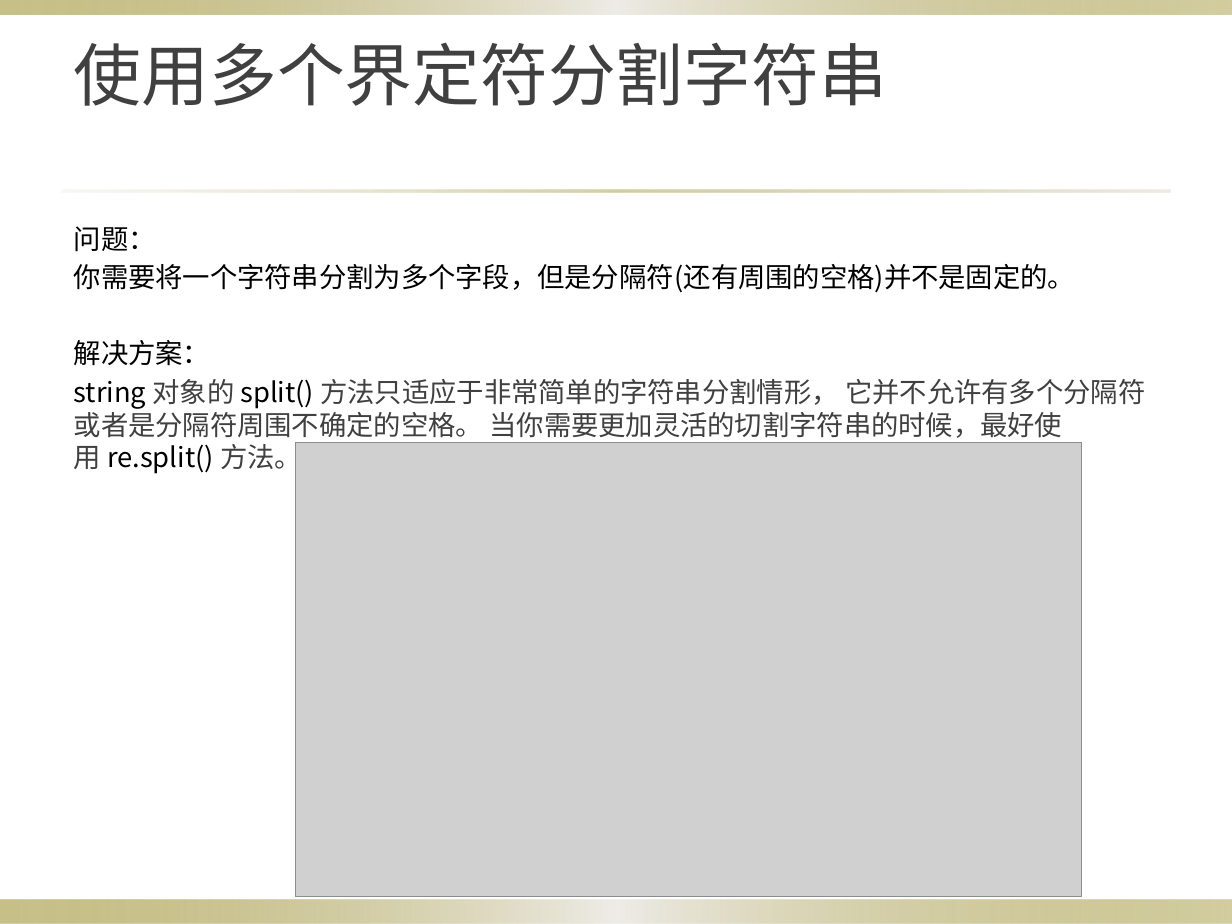
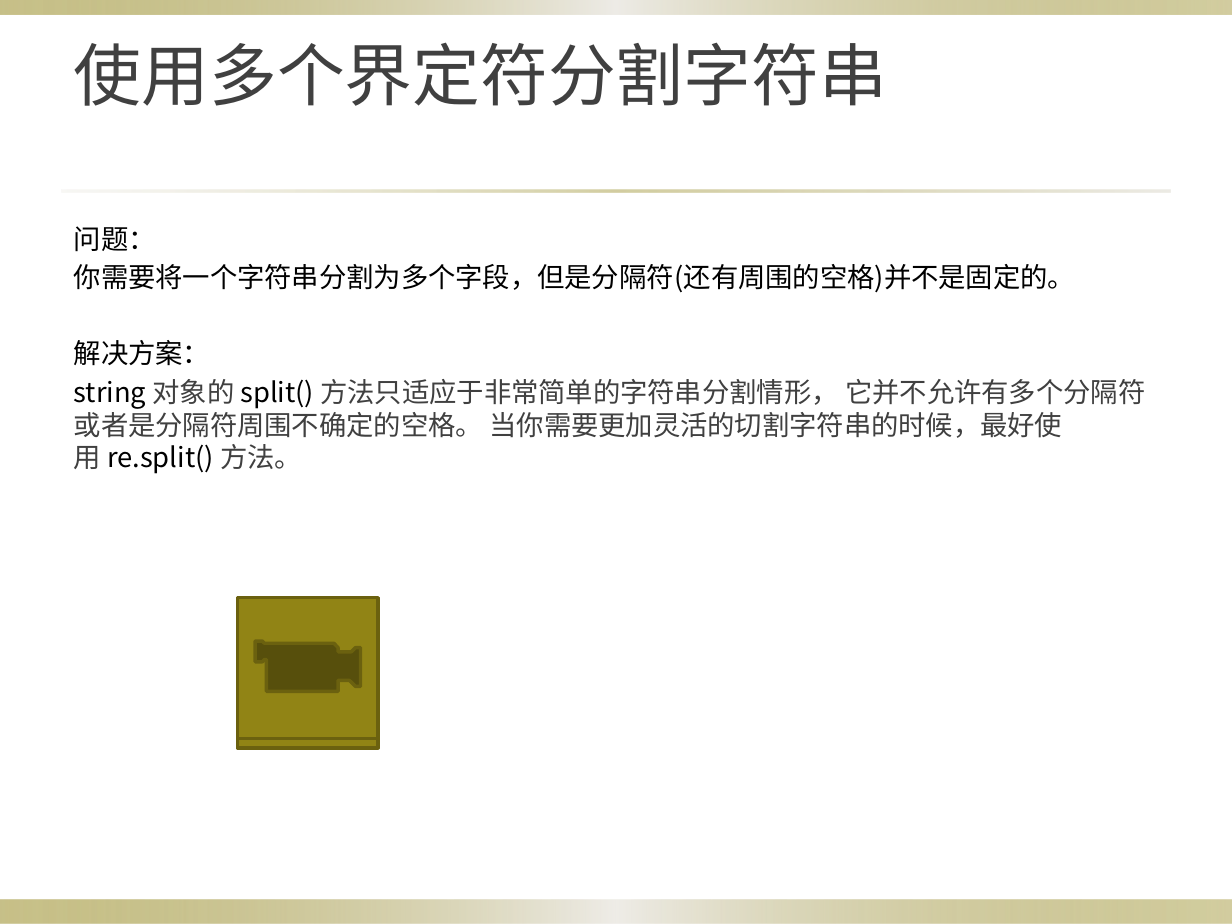
Before and after one commit to Ranplat/python3-cookbook, a slide deck: slide 2 of python3字符串和文本.pptx. Drawn at 1232x924 pixels with LibreOffice and Linux fonts; fonts in the diff are those of the drawing; grey boxes stand for pictures; background and template pictures are left out. Boxes give left, top, right and bottom in pixels: in the first picture for what was removed or moved away, otherwise in the second. Text is boxed around its words. In the diff, an @@ line names an element or a change of style, - is before the commit and + after.

```diff
--- a/python3字符串和文本.pptx
+++ b/python3字符串和文本.pptx
@@ picture removed at (296,442,1082,897) @@
@@ action button movie added at (238,598,378,738), fill #918415, outline #6B6210 2 pt @@
@@ action button movie added at (238,607,378,748), fill #918415, outline #6B6210 2 pt @@
```
Also in this commit, not shown: 22 other files.
